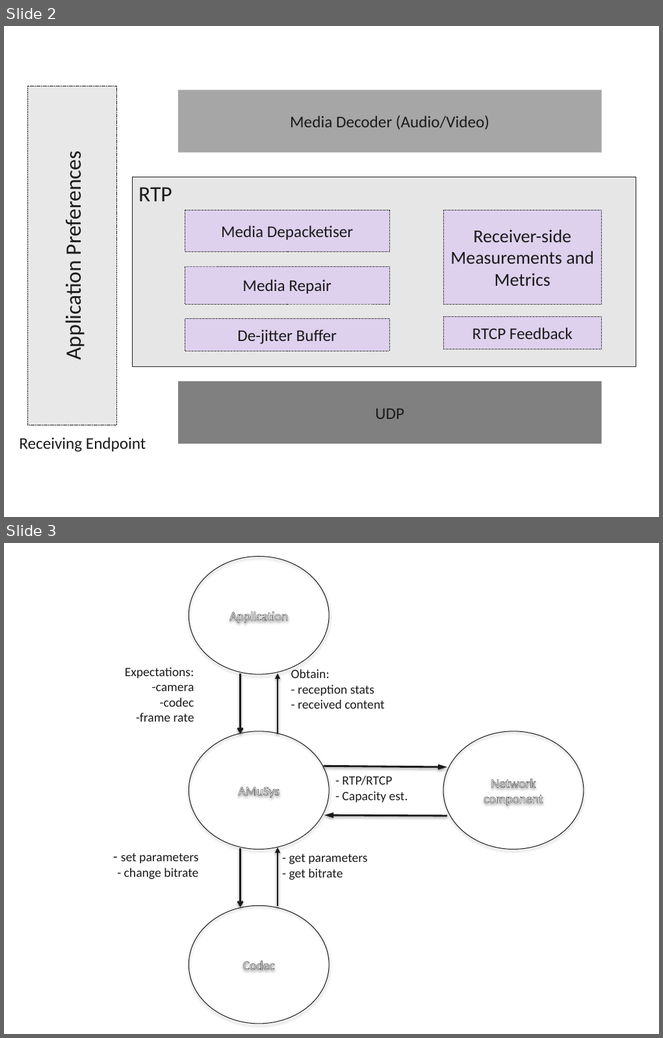
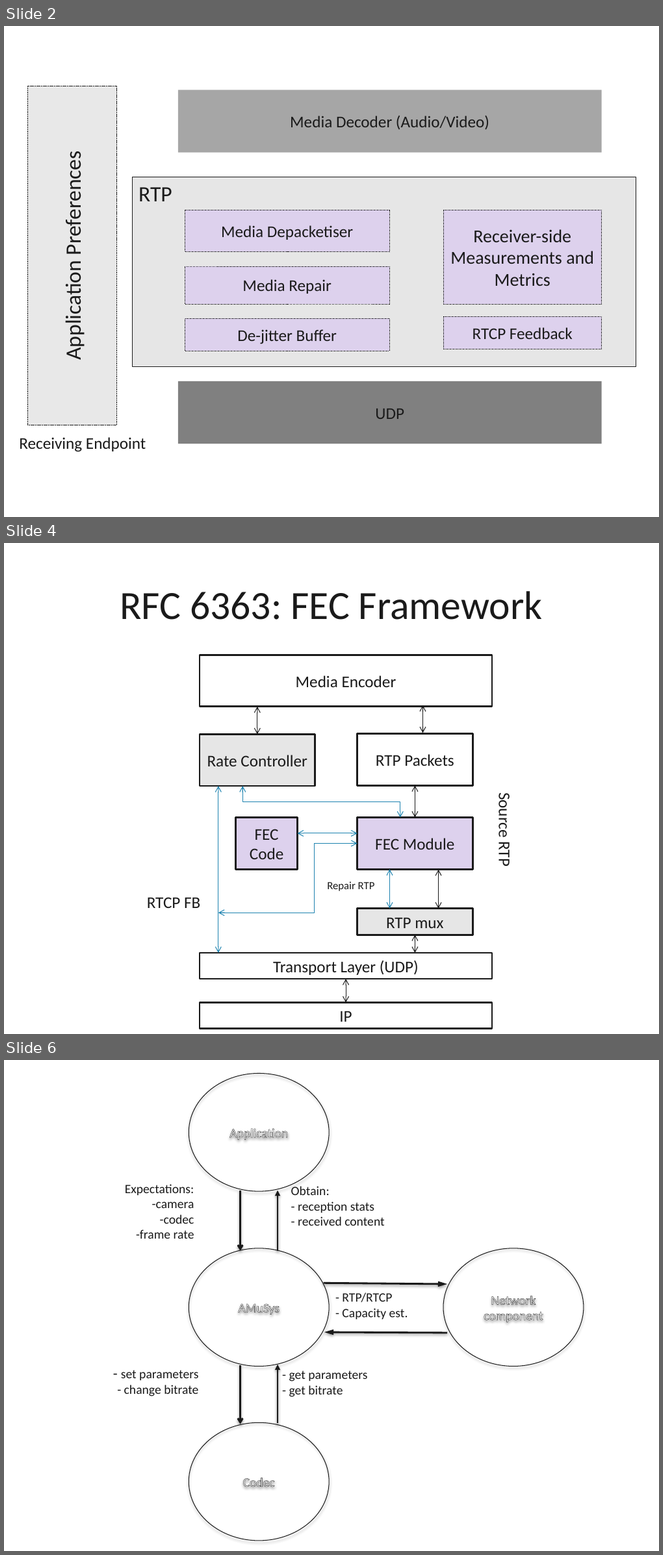
Before and after one commit to vr000m/PhD-thesis, a slide deck: graphs/source/media-app-stack.pptx. Shown one above the other, each under a label of ours: slides 2 and 3 before the commit, slides 2, 4 and 6 after it; the slides between them are not shown. The pictures are 663x1038 and 663x1555 pixels, drawn with LibreOffice and Linux fonts; fonts in the diff are those of the drawing. Boxes give left, top, right and bottom in pixels: in the first picture for what was removed or moved away, otherwise in the second. Text is boxed around its words. In the diff, an @@ line names an element or a change of style, - is before the commit and + after.

```diff
--- a/graphs/source/media-app-stack.pptx
+++ b/graphs/source/media-app-stack.pptx
@@ slide 4 added at box(4, 543, 659, 1034), background #FFFFFF @@
@@ title added at box(120, 591, 543, 620), 44 pt, text #1A1A1A @@
+RFC 6363: FEC Framework
@@ rectangle added at box(200, 655, 493, 707), fill #FFFFFF, outline #1A1A1A 2 pt, 18 pt, text #1A1A1A @@
+Media Encoder
@@ double arrow added from (258, 707) to (258, 734), #191919 0.75 pt @@
@@ double arrow added from (423, 705) to (423, 733), #191919 0.75 pt @@
@@ rectangle added at box(200, 734, 315, 786), fill #E6E6E6, outline #1A1A1A 2 pt, 18 pt, text #1A1A1A @@
+Rate Controller
@@ rectangle added at box(357, 733, 473, 785), fill #FFFFFF, outline #1A1A1A 2 pt, 18 pt, text #1A1A1A @@
+RTP Packets
@@ double arrow added from (218, 786) to (218, 953), #1C82AF 0.75 pt @@
@@ elbow double arrow added from (243, 786) to (400, 817), #1C82AF 0.75 pt @@
@@ double arrow added from (415, 785) to (415, 817), #191919 0.75 pt @@
@@ text added at box(495, 797, 515, 866), 18 pt, text #1A1A1A @@
+Source RTP
@@ rectangle added at box(236, 817, 298, 869), fill #DDD1ED, outline #1A1A1A 2 pt, 18 pt, text #1A1A1A @@
+FEC Code
@@ double arrow added from (298, 834) to (357, 834), #1C82AF 0.75 pt @@
@@ rectangle added at box(357, 817, 473, 869), fill #DDD1ED, outline #1A1A1A 2 pt, 18 pt, text #1A1A1A @@
+FEC Module
@@ elbow double arrow added from (357, 844) to (218, 913), #1C82AF 0.75 pt @@
@@ double arrow added from (390, 869) to (390, 908), #1C82AF 0.75 pt @@
@@ double arrow added from (438, 870) to (438, 908), #191919 0.75 pt @@
@@ text added at box(327, 882, 375, 891), 12 pt, text #1A1A1A @@
+Repair RTP
@@ text added at box(147, 897, 200, 908), 18 pt, text #1A1A1A @@
+RTCP FB
@@ rectangle added at box(357, 908, 473, 935), fill #E6E6E6, outline #1A1A1A 2 pt, 18 pt, text #1A1A1A @@
+RTP mux
@@ double arrow added from (415, 935) to (415, 953), #191919 0.75 pt @@
@@ rectangle added at box(200, 953, 493, 979), fill #FFFFFF, outline #1A1A1A 2 pt, 18 pt, text #1A1A1A @@
+Transport Layer (UDP)
@@ double arrow added from (346, 979) to (346, 1003), #191919 0.75 pt @@
@@ rectangle added at box(200, 1003, 493, 1029), fill #FFFFFF, outline #1A1A1A 2 pt, 18 pt, text #1A1A1A @@
+IP
@@ what was slide 3 is now slide 6 @@
```
Also in this commit, not shown: 2 other slides added, 11 other files.
